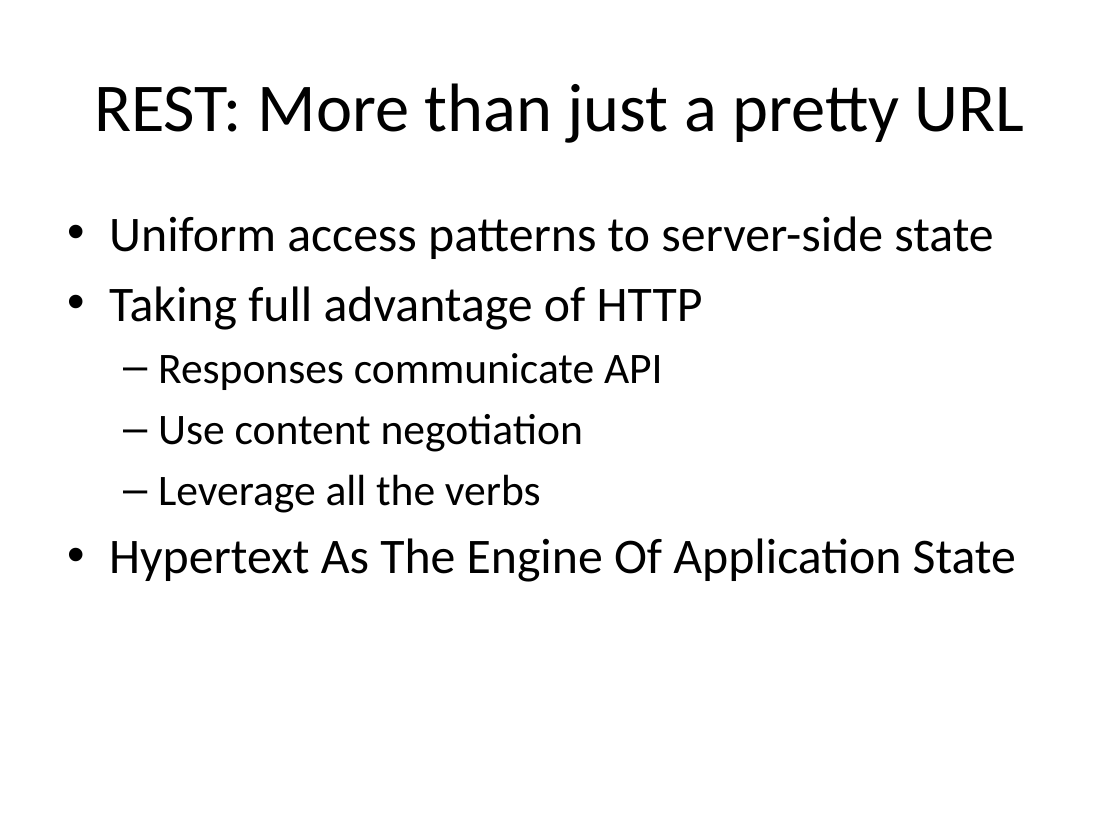
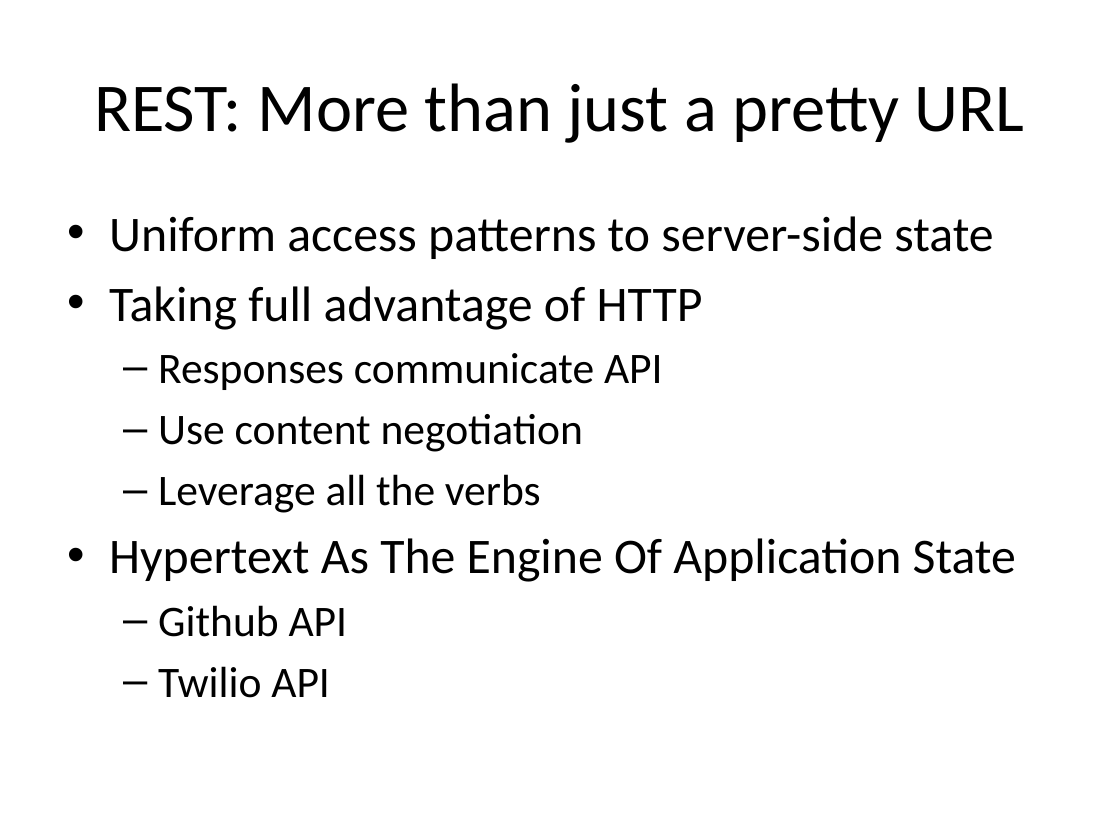
Before and after one commit to vaporworks/Devlink2011-REST-WebClient, a slide deck: slide 12 of PowerPoint/joint_talk_notes.pptx. Drawn at 1120x840 pixels with LibreOffice and Linux fonts; fonts in the diff are those of the drawing. Boxes give left, top, right and bottom in pixels: in the first picture for what was removed or moved away, otherwise in the second. Text is boxed around its words. In the diff, an @@ line names an element or a change of style, - is before the commit and + after.

```diff
--- a/PowerPoint/joint_talk_notes.pptx
+++ b/PowerPoint/joint_talk_notes.pptx
@@ text at bbox=[158, 605, 348, 698]: paragraphs added @@
+  – Github API
+  – Twilio API
```
Also in this commit, not shown: 3 other slides changed, 1 slide added, 1 slide removed.
